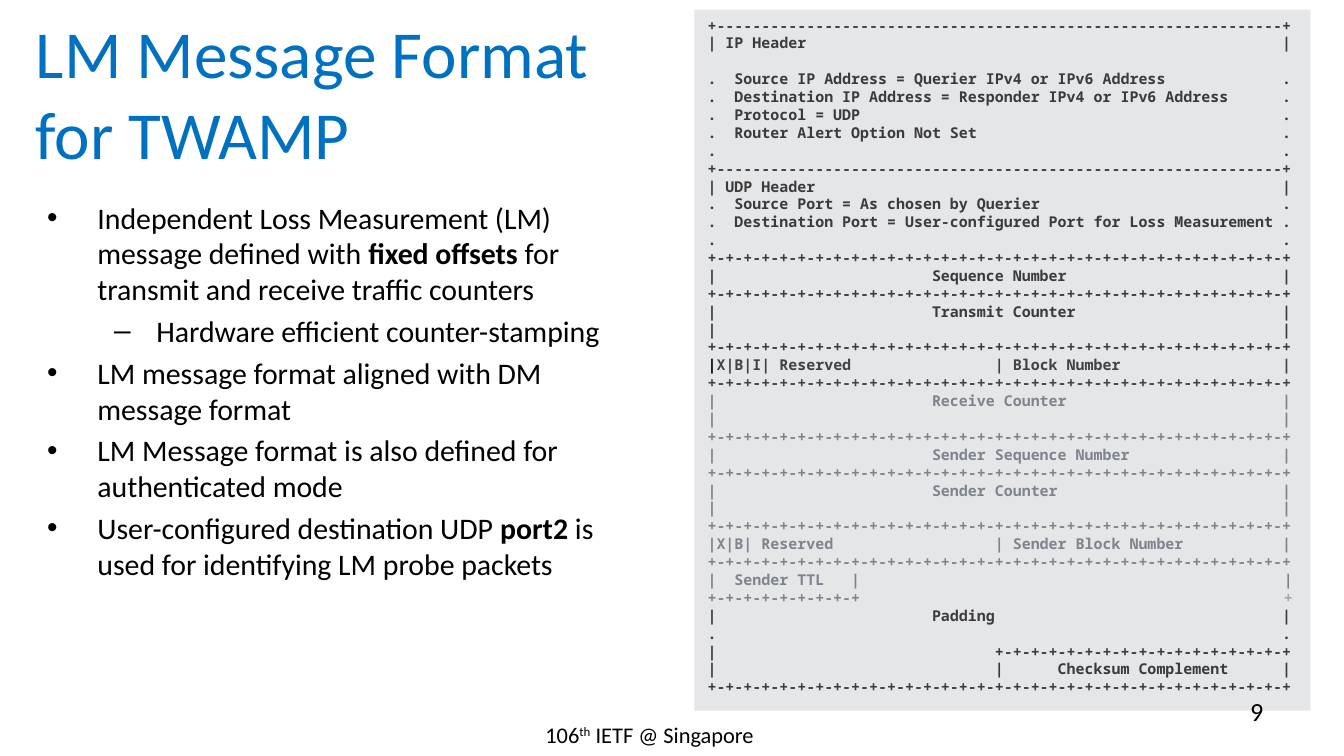
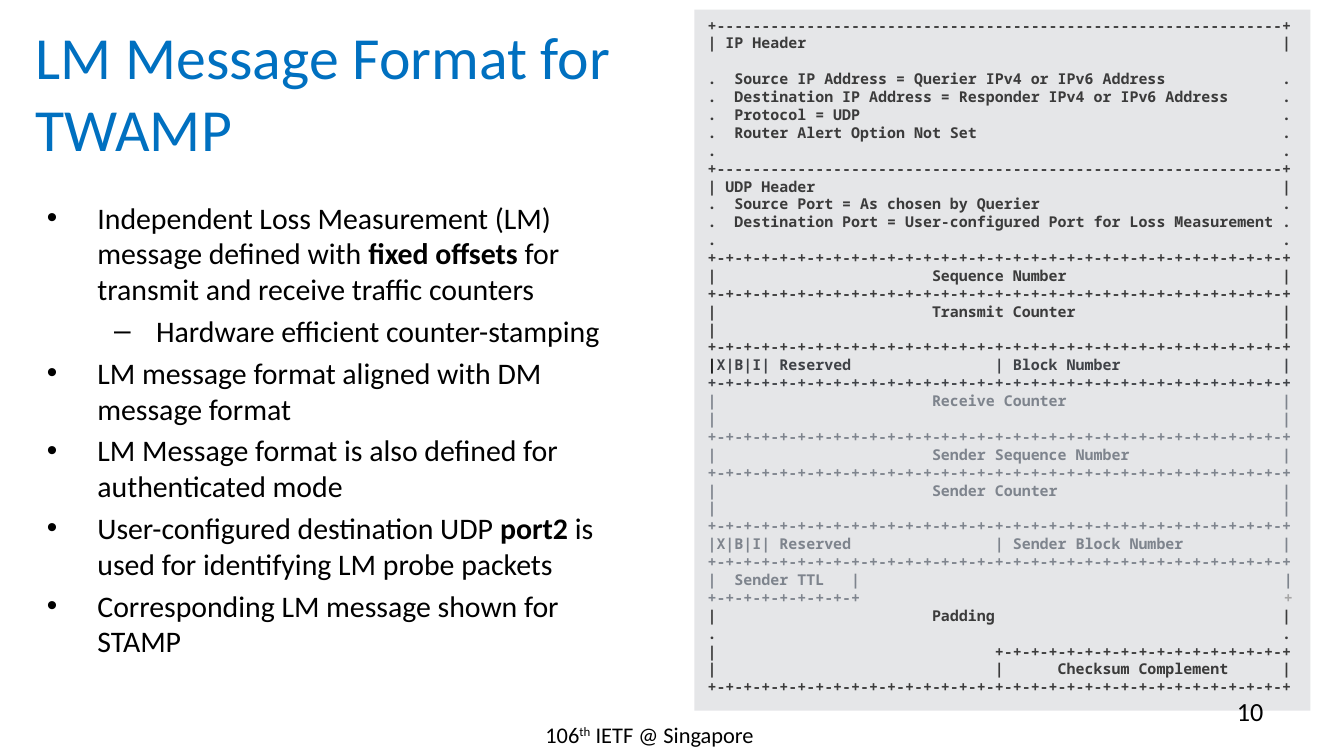
Before and after one commit to rakgandhi/ietf-slides, a slide deck: slide 10 of draft-gandhi-spring-twamp-srpm-02.pptx (slide 9 before the commit). Drawn at 1344x756 pixels with LibreOffice and Linux fonts; fonts in the diff are those of the drawing. Boxes give left, top, right and bottom in pixels: in the first picture for what was removed or moved away, otherwise in the second. Text is boxed around its words. In the diff, an @@ line names an element or a change of style, - is before the commit and + after.

```diff
--- a/draft-gandhi-spring-twamp-srpm-02.pptx
+++ b/draft-gandhi-spring-twamp-srpm-02.pptx
@@ title "LM Message Format for TWAMP" at <box>36,38,610,151</box>: size 36 to 32 pt @@
@@ text in rectangle at <box>708,538,1184,553</box>: text changed @@
-|X|B| Reserved | Sender Block Number |
+|X|B|I| Reserved | Sender Block Number |
@@ text at <box>97,596,559,653</box>: paragraph added @@
+• Corresponding LM message shown for STAMP
@@ page number at <box>1237,704,1263,721</box>: text changed @@
-9
+10
```
Also in this commit, not shown: 3 other slides changed, 3 slides added.
